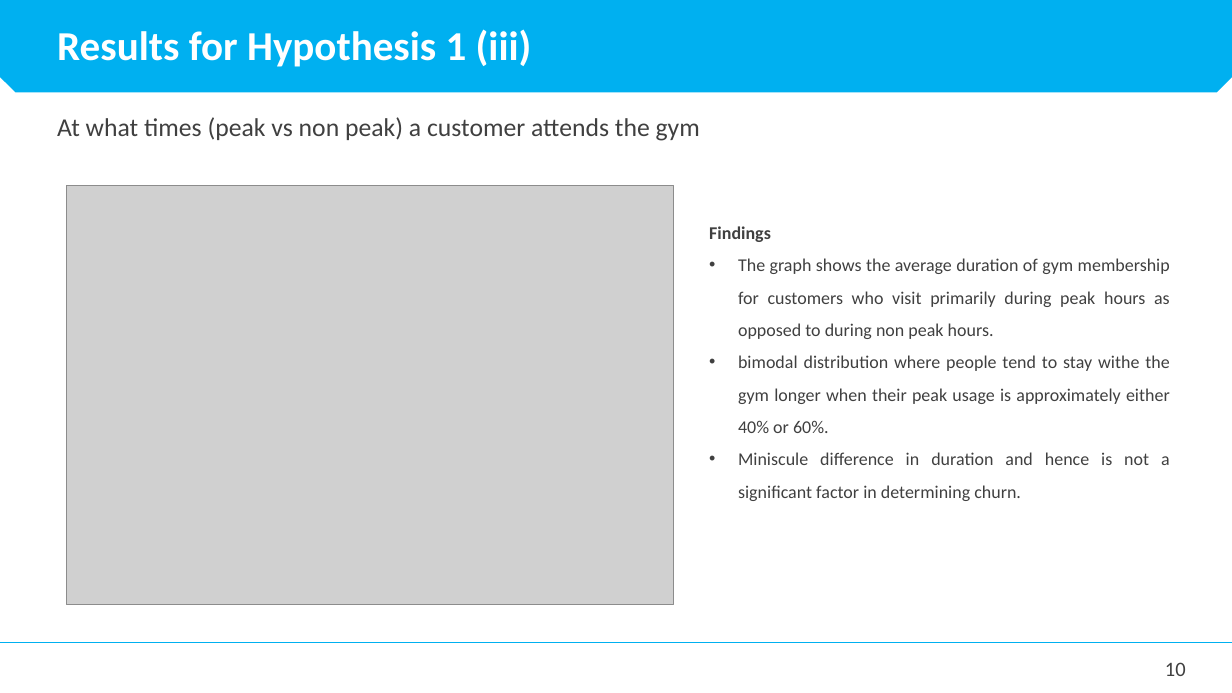
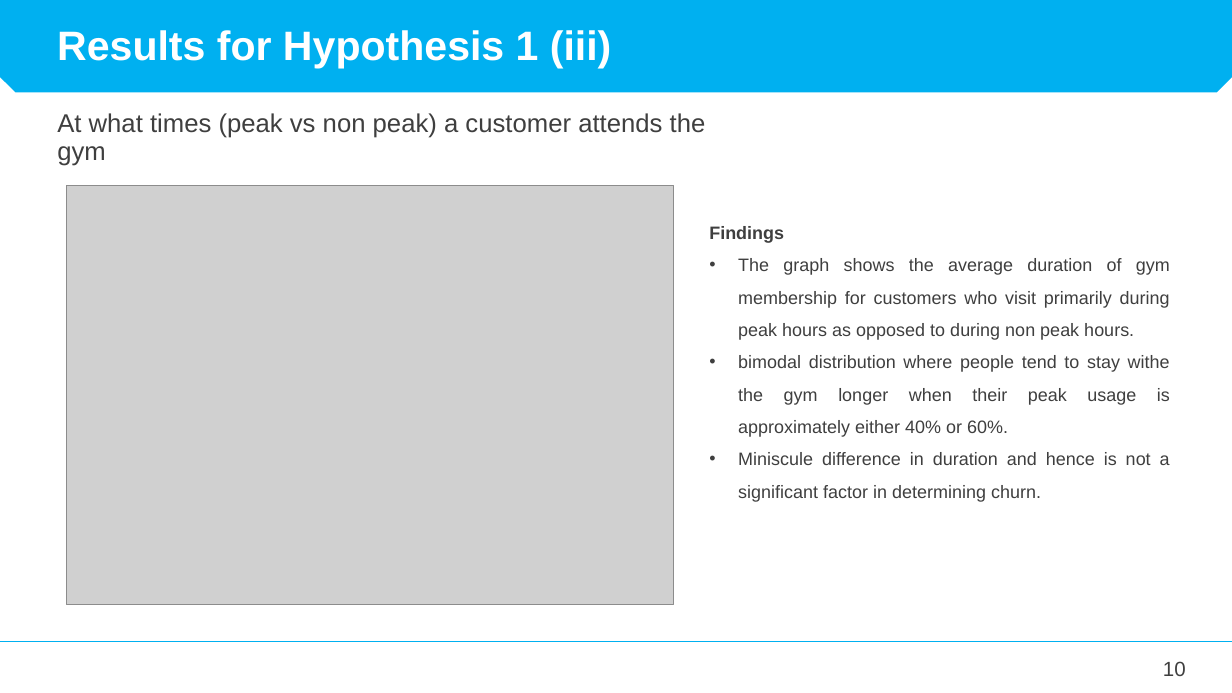
Before and after one commit to sunny2309/projects, a slide deck: slide 10 of Gym_Customer_leaving/Customer Churn Rate Analysis and Prediction for OC Rev3.0.pptx. Drawn at 1232x693 pixels with LibreOffice and Linux fonts; fonts in the diff are those of the drawing; grey boxes stand for pictures. Boxes give left, top, right and bottom in pixels: in the first picture for what was removed or moved away, otherwise in the second. Text is boxed around its words. In the diff, an @@ line names an element or a change of style, - is before the commit and + after.

```diff
--- a/Gym_Customer_leaving/Customer Churn Rate Analysis and Prediction for OC Rev3.0.pptx
+++ b/Gym_Customer_leaving/Customer Churn Rate Analysis and Prediction for OC Rev3.0.pptx
@@ snip same rect at bbox=[0, 0, 1232, 92]: proportions changed @@
@@ text "Results for Hypothesis 1 (iii)" at bbox=[57, 30, 611, 68]: font Calibri to Arial @@
@@ text "At what times (peak vs ..." at bbox=[57, 113, 706, 166]: font Calibri to Arial, text colour #404040 to #3F3F3F; less space between paragraphs @@
@@ text "Findings" at bbox=[709, 226, 1170, 502]: font Calibri to Arial, text colour #404040 to #3F3F3F @@
@@ page number at bbox=[1163, 661, 1186, 676]: font Calibri to Arial, text colour #404040 to #3F3F3F @@
```
Also in this commit, not shown: 19 other slides changed, 18 other files.
